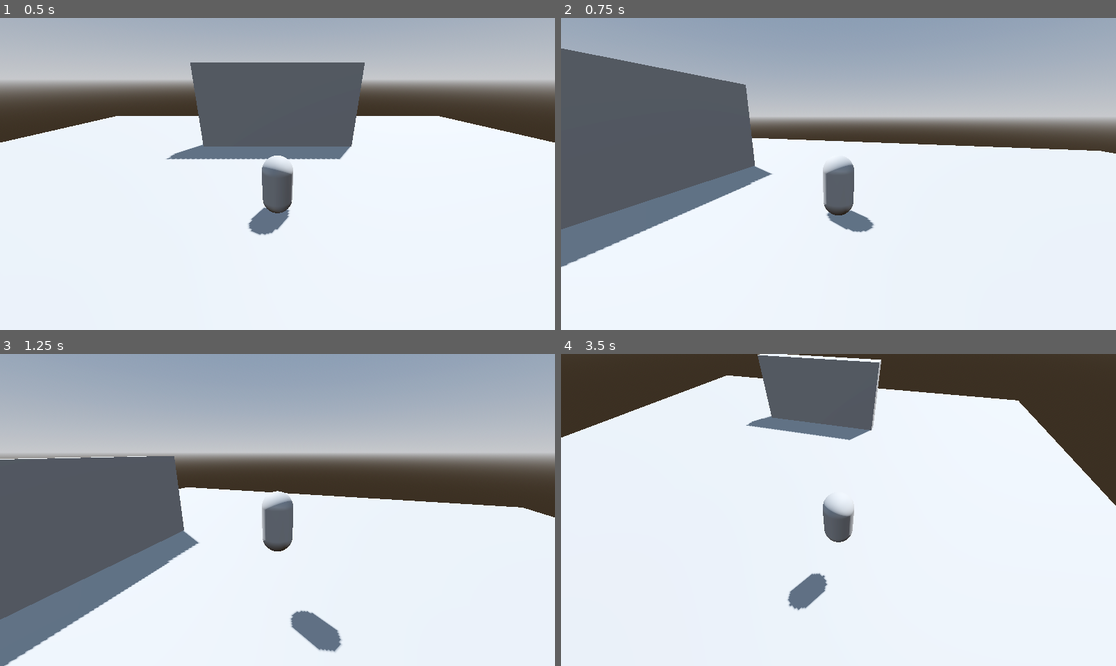
Above: before the commit, frames 1-4 (two rows, left to right).
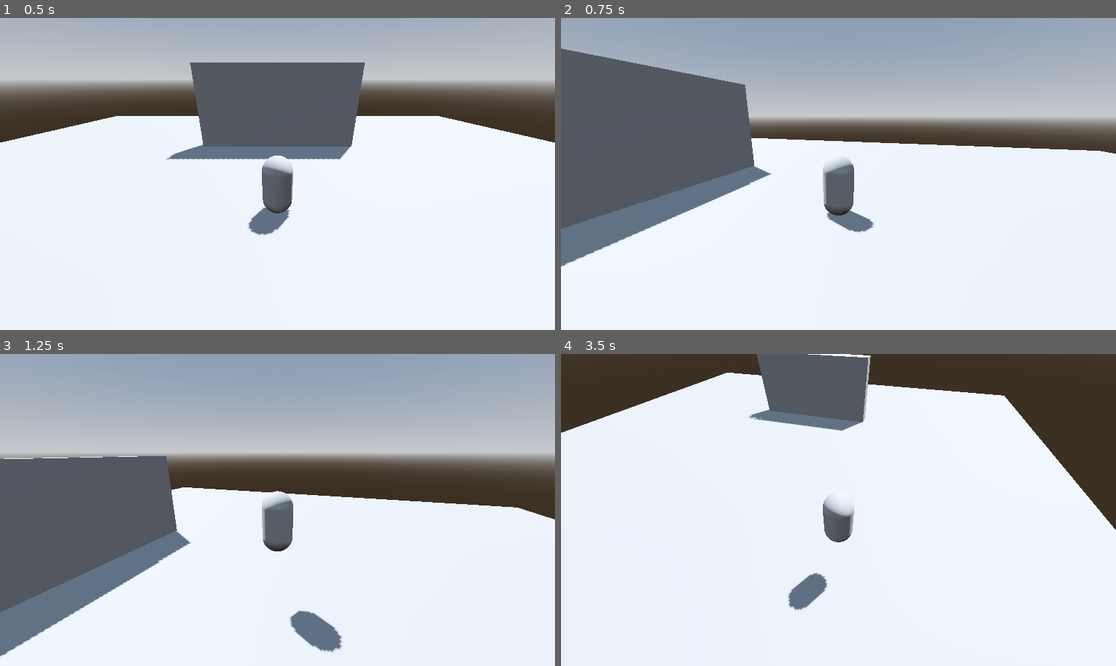
Above: after the commit, the same moments.

Repository: BartoszDembek/3DPlayerMovementGodot
Game: Godot game, scene res://Levels/level.tscn
Two runs of this game, one before a commit and one after it. Both use one fixed random seed, a clock stepped at 60 frames per second and the inputs below.
Inputs (mouse positions are in pixels of both pictures, inside the frame that each line leads up to):
- Up to frame 1 (0.5 s): no input
- Up to frame 2 (0.75 s): tap Enter at 0.5 s; move the mouse to (960, 158) at 0.52 s; hold D (right) from 0.53 s (still down); hold Shift (run, bound only after the commit) from 0.53 s (still down)
- Up to frame 3 (1.25 s): keep holding D (right); keep holding Shift (run, bound only after the commit); tap Space (jump) at 0.77 s
- Up to frame 4 (3.5 s): move the mouse to (727, 525) at 1.27 s; release D (right) at 1.28 s; release Shift (run, bound only after the commit) at 1.28 s; hold S (backward) 1.28-2.03 s; tap Shift (run, bound only after the commit) at 1.35, 2.85 s; tap Space (jump) at 1.52, 3.02 s; move the mouse to (894, 441) at 2.02 s; hold D (right) 2.03-2.78 s; hold Shift (run, bound only after the commit) 2.03-2.78 s; move the mouse to (810, 572) at 2.77 s; hold W (forward) from 2.78 s (still down)

Frame 1 is identical in both runs. In frame 2, 0.3% of the frame differs, in the area x 0-100%, y 9-80%; in frame 3, 2.2%; in frame 4, 3.6%, in the area x 0-100%, y 0-83%.

Commit message:
Add player run logic

Diff:
--- a/Entities/Player/player.gd
+++ b/Entities/Player/player.gd
@@ -18,18 +18,19 @@
 
 func _physics_process(delta: float) -> void:
 	move_logic(delta)
-	#velocity = Vector3(movement_input.x,0,movement_input.y) * base_speed
-
 	jump_logic(delta)
 	move_and_slide()
 
 func move_logic(delta) -> void:
 	movement_input = Input.get_vector("left","right","forward","backward").rotated(-camera.global_rotation.y)
 	var vel_2d = Vector2(velocity.x,velocity.z)
+	var is_running: bool = Input.is_action_pressed("run")
 
 	if movement_input != Vector2.ZERO:
-		vel_2d += movement_input * base_speed * delta
-		vel_2d = vel_2d.limit_length(base_speed)
+		var speed = run_speed if is_running else base_speed
+
+		vel_2d += movement_input * speed * delta
+		vel_2d = vel_2d.limit_length(speed)
 		velocity.x = vel_2d.x
 		velocity.z = vel_2d.y
 	else:
--- a/project.godot
+++ b/project.godot
@@ -42,3 +42,8 @@
 "events": [Object(InputEventKey,"resource_local_to_scene":false,"resource_name":"","device":-1,"window_id":0,"alt_press …(191 unchanged characters)…
 ]
 }
+run={
+"deadzone": 0.5,
+"events": [Object(InputEventKey,"resource_local_to_scene":false,"resource_name":"","device":-1,"window_id":0,"alt_pressed":false,"shift_pressed":false,"ctrl_pressed":false,"meta_pressed":false,"pressed":false,"keycode":0,"physical_keycode":4194325,"key_label":0,"unicode":0,"location":0,"echo":false,"script":null)
+]
+}
